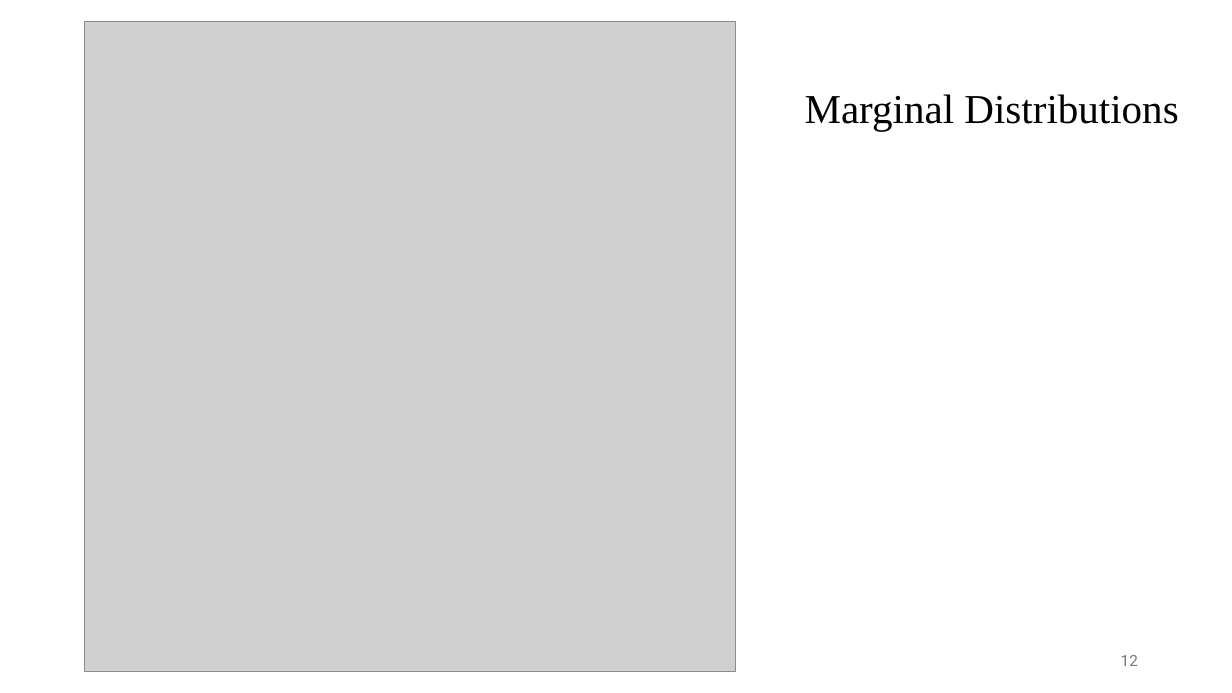
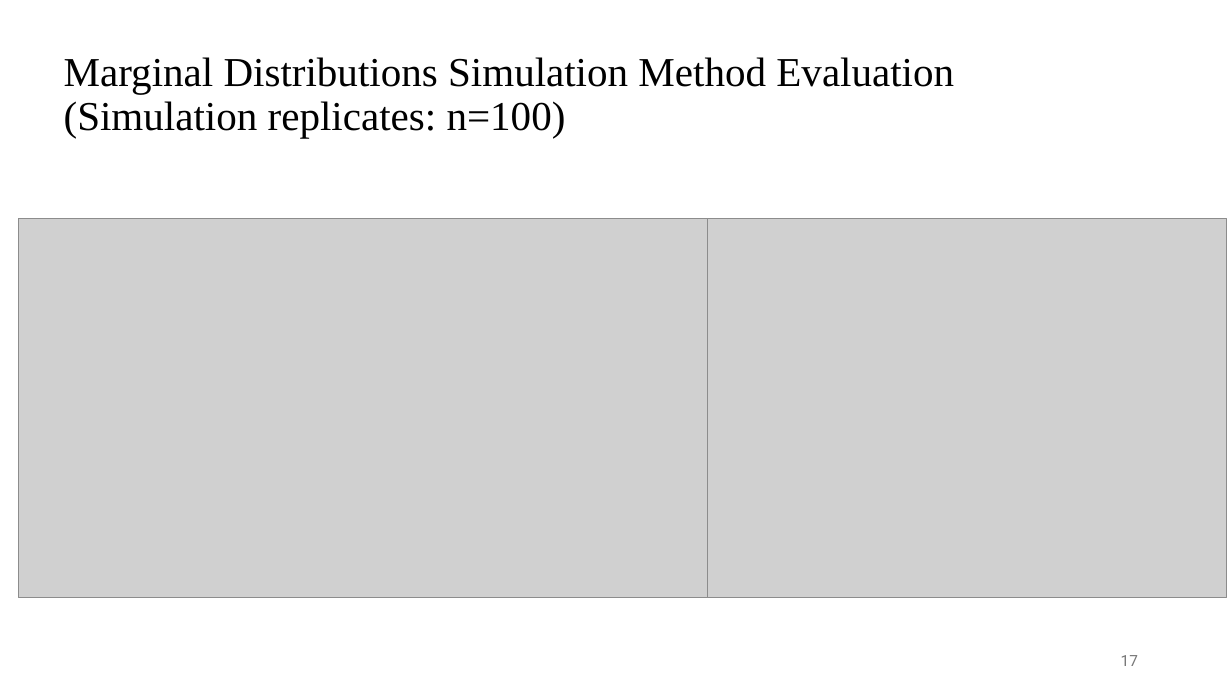
Before and after one commit to UMN-ECP-PMX/ecp8506_26f, a slide deck: slide 17 of wk11/wk11_slides.pptx (slide 12 before the commit). Drawn at 1232x693 pixels with LibreOffice and Linux fonts; fonts in the diff are those of the drawing; grey boxes stand for pictures. Boxes give left, top, right and bottom in pixels: in the first picture for what was removed or moved away, otherwise in the second. Text is boxed around its words. In the diff, an @@ line names an element or a change of style, - is before the commit and + after.

```diff
--- a/wk11/wk11_slides.pptx
+++ b/wk11/wk11_slides.pptx
@@ title at [64, 57, 954, 138]: text changed @@
-Marginal Distributions
+Marginal Distributions Simulation Method Evaluation
+(Simulation replicates: n=100)
@@ picture: place and size @@
-picture at [85, 21, 736, 672]
+picture at [18, 218, 708, 598]
@@ picture added at [705, 218, 1227, 598] @@
@@ page number at [1121, 655, 1138, 666]: text changed @@
-12
+17
```
Also in this commit, not shown: 12 other slides changed, 10 slides added, 3 slides removed, 3 other files.
